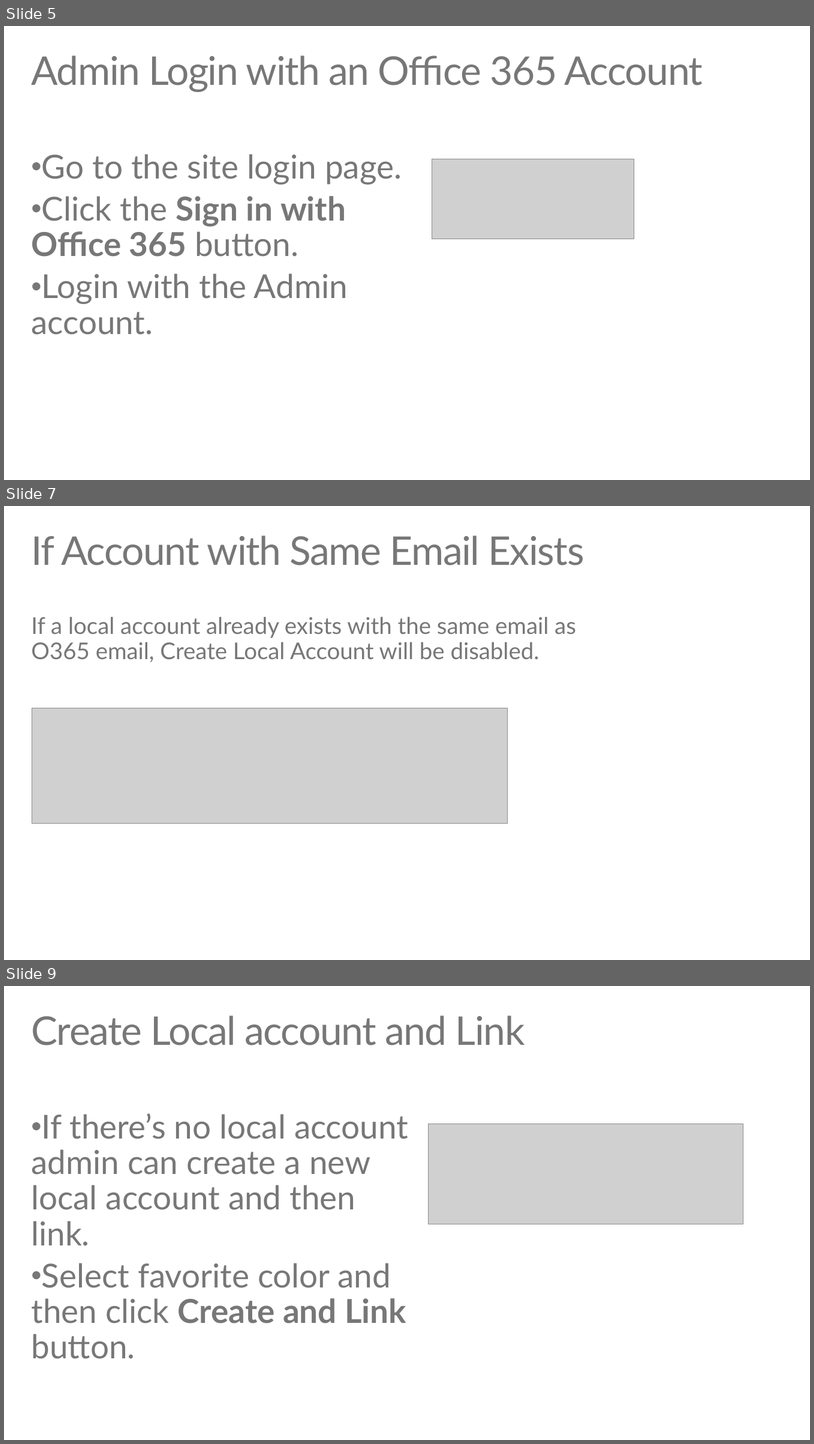
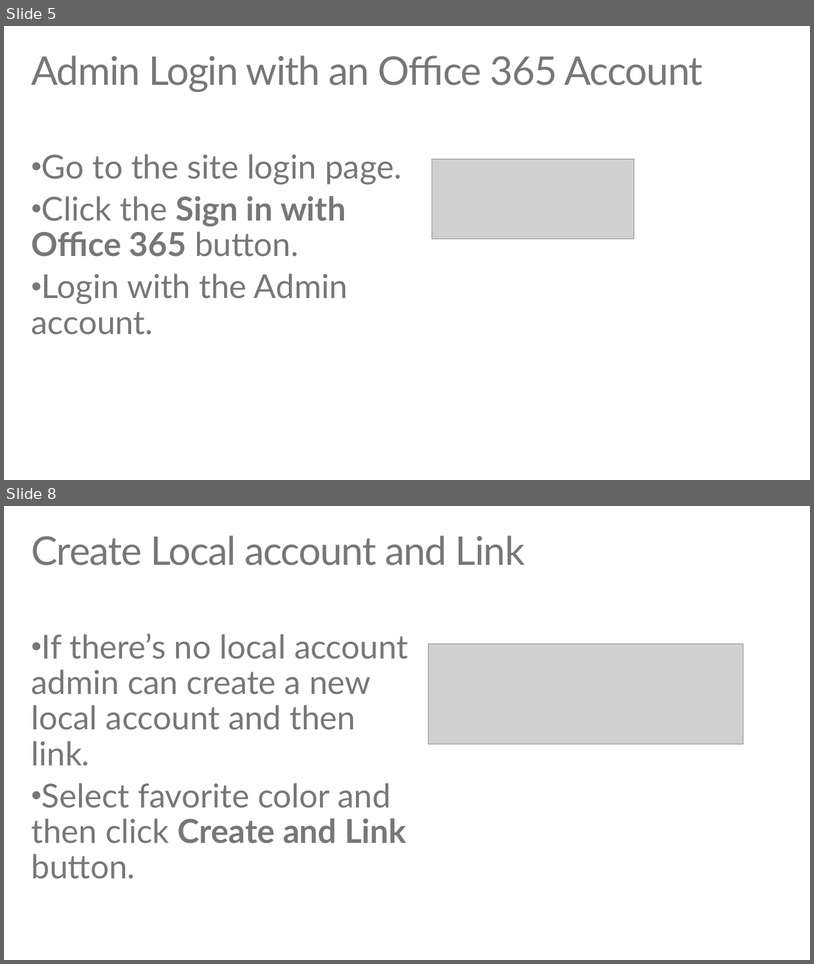
Before and after one commit to pdechaine12/O365-EDU-AspNetMVC-Samples, a slide deck: EDU GRAPH-API Demo Script.pptx. Shown one above the other, each under a label of ours: slides 5, 7 and 9 before the commit, slides 5 and 8 after it; the slides between them are not shown. The pictures are 814x1444 and 814x964 pixels, drawn with LibreOffice and Linux fonts; fonts in the diff are those of the drawing; grey boxes stand for pictures. Boxes give left, top, right and bottom in pixels: in the first picture for what was removed or moved away, otherwise in the second. Text is boxed around its words. In the diff, an @@ line names an element or a change of style, - is before the commit and + after.

```diff
--- a/EDU GRAPH-API Demo Script.pptx
+++ b/EDU GRAPH-API Demo Script.pptx
@@ slide 7 removed at [4, 506, 810, 960], background #FFFFFF @@
@@ title removed at [31, 535, 584, 565] @@
-If Account with Same Email Exists
@@ text removed at [31, 616, 576, 662] @@
-If a local account already exists with the same email as O365 email, Create Local Account will be disabled.
@@ picture removed at [32, 708, 508, 823] @@
@@ what was slide 9 is now slide 8 @@
```
Also in this commit, not shown: 6 slides changed, 48 other files.
